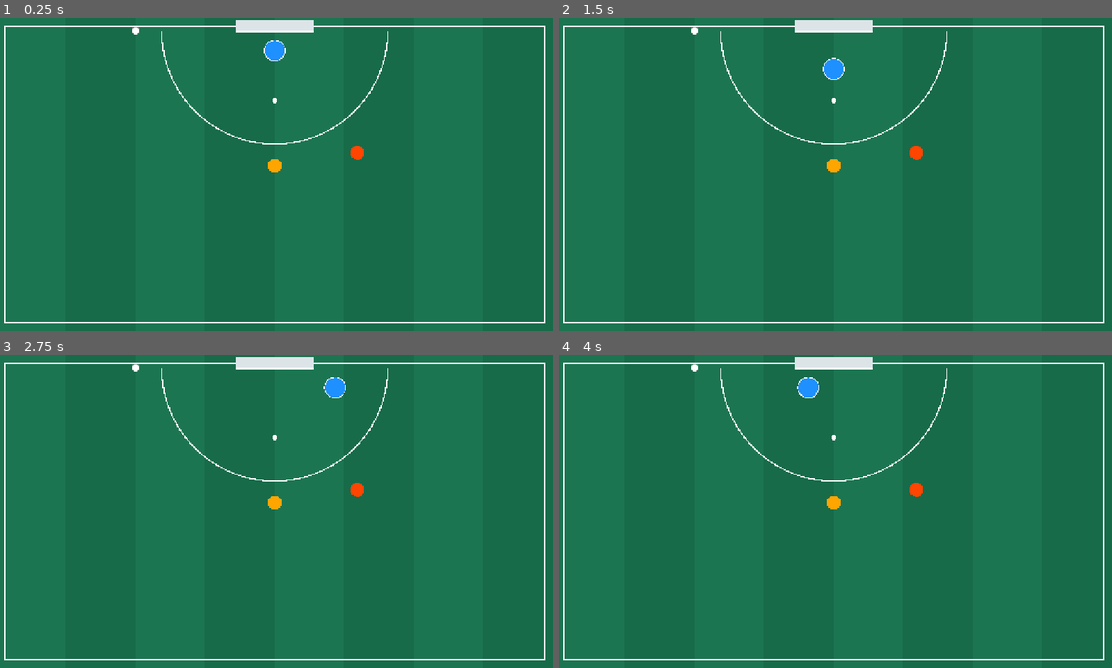
Above: before the commit, frames 1-4 (two rows, left to right).
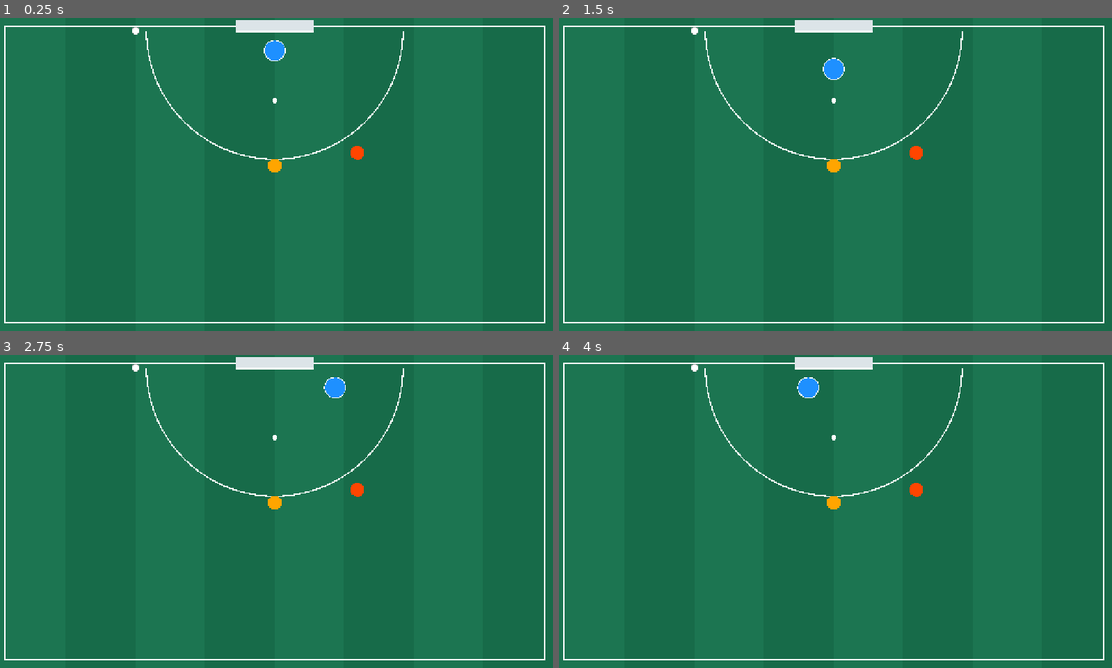
Above: after the commit, the same moments.

Repository: affarf/penalty-corner-challenge
Game: Godot game, scene res://main.tscn
Same seed, same stepped clock (60 frames per second), same inputs: the game is played once before the commit and once after it.
Inputs (mouse positions are in pixels of both pictures, inside the frame that each line leads up to):
- Up to frame 1 (0.25 s): no input
- Up to frame 2 (1.5 s): tap Enter at 0.5 s; move the mouse to (957, 158) at 0.52 s; hold D (move_right) 0.53-1.28 s; hold Right mouse button (dive) 0.53-1.28 s; tap Space at 0.77 s; tap R at 0.8, 1.35 s; move the mouse to (724, 190) at 1.27 s; hold S (move_down) from 1.28 s (still down)
- Up to frame 3 (2.75 s): tap Space at 1.52 s; right-click (165, 527) at 1.55 s; move the mouse to (331, 442) at 2.02 s; release S (move_down) at 2.03 s; hold D (move_right) from 2.03 s (still down); hold Right mouse button (dive) from 2.03 s (still down); tap R at 2.3 s
- Up to frame 4 (4 s): move the mouse to (807, 574) at 2.77 s; release D (move_right) at 2.78 s; release Right mouse button (dive) at 2.78 s; hold W (move_up) 2.78-3.53 s; tap R at 2.85, 3.8 s; tap Space at 3.02, 3.77 s; right-click (807, 574) at 3.05 s; move the mouse to (1001, 558) at 3.52 s; hold A (move_left) from 3.53 s (still down); hold Right mouse button (dive) from 3.53 s (still down)

The runs differ from the first frame. In frame 1, 0.6% of the frame differs, in the area x 26-74%, y 4-46%; in frame 2, 0.6%; in frame 3, 0.6%; in frame 4, 0.6%.

Commit message:
Add directional goalkeeper saves, ball rebounds and larger shooting circle

Diff:
--- a/ball.gd
+++ b/ball.gd
@@ -7,6 +7,7 @@
 	STOPPED,
 	PASSING,
 	SHOOTING,
+	REBOUND,
 	FINISHED
 }
 
@@ -18,18 +19,31 @@
 const INJECT_POSITION := Vector2(320, 30)
 const STOP_POSITION := Vector2(640, 340)
 const SLIP_POSITION := Vector2(830, 310)
+
 const GOAL_Y := 30.0
+const GOAL_LEFT := 550.0
+const GOAL_RIGHT := 730.0
+const BALL_RADIUS := 8.0
 
 @export var injection_speed := 460.0
 @export var pass_speed := 520.0
 @export var shot_speed := 850.0
 
+@export var rebound_speed := 480.0
+@export var rebound_friction := 600.0
+
 var phase := Phase.READY
 var routine := Routine.DIRECT
+
 var target := STOP_POSITION
 var stop_timer := 0.0
 
-@onready var goalkeeper = get_parent().get_node("Goalkeeper")
+var rebound_velocity := Vector2.ZERO
+
+
+@onready var goalkeeper: CharacterBody2D = \
+	get_parent().get_node("Goalkeeper")
+
 
 
 func _ready() -> void:
@@ -56,6 +70,7 @@
 
 func _physics_process(delta: float) -> void:
 	match phase:
+
 		Phase.INJECTING:
 			position = position.move_toward(
 				STOP_POSITION,
@@ -65,7 +80,6 @@
 			if position.distance_to(STOP_POSITION) < 1.0:
 				phase = Phase.STOPPED
 				stop_timer = 0.45
-
 				print("Ball trapped outside the D!")
 
 		Phase.STOPPED:
@@ -73,10 +87,10 @@
 
 			if stop_timer <= 0.0:
 				if routine == Routine.DIRECT:
-					print("Direct shot routine!")
+					print("Direct shot!")
 					begin_shot()
 				else:
-					print("Slip pass routine!")
+					print("Slip pass!")
 					phase = Phase.PASSING
 
 		Phase.PASSING:
@@ -86,42 +100,14 @@
 			)
 
 			if position.distance_to(SLIP_POSITION) < 1.0:
-				print("Pass received! Shooting!")
+				print("Slip received!")
 				begin_shot()
 
 		Phase.SHOOTING:
-			var previous_position := global_position
-
-			position = position.move_toward(
-				target,
-				shot_speed * delta
-			)
-
-			# Check the entire ball movement segment
-			# so fast shots cannot skip over the keeper.
-			var closest_point := \
-				Geometry2D.get_closest_point_to_segment(
-					goalkeeper.global_position,
-					previous_position,
-					global_position
-				)
-
-			var distance_to_keeper := \
-				closest_point.distance_to(
-					goalkeeper.global_position
-				)
-
-			var save_reach: float = \
-				goalkeeper.get_save_reach()
-
-			if goalkeeper.can_save() \
-			and distance_to_keeper <= save_reach + 8.0:
-				phase = Phase.FINISHED
-				print("SAVED!")
-
-			elif position.y <= GOAL_Y + 1.0:
-				phase = Phase.FINISHED
-				print("GOAL!")
+			process_shot(delta)
+
+		Phase.REBOUND:
+			process_rebound(delta)
 
 		Phase.FINISHED:
 			pass
@@ -129,11 +115,91 @@
 
 func begin_shot() -> void:
 	target = Vector2(
-		randf_range(570.0, 710.0),
+		randf_range(565.0, 715.0),
 		GOAL_Y
 	)
 
 	phase = Phase.SHOOTING
+
+
+func process_shot(delta: float) -> void:
+	var previous_position := global_position
+
+	position = position.move_toward(
+		target,
+		shot_speed * delta
+	)
+
+	var closest_point := \
+		Geometry2D.get_closest_point_to_segment(
+			goalkeeper.global_position,
+			previous_position,
+			global_position
+		)
+
+	# Only an active, correctly aimed save can
+	# stop the incoming shot.
+	if goalkeeper.can_block_ball(closest_point):
+		global_position = closest_point
+		make_rebound()
+		return
+
+	# Check if the ball reached the goal line.
+	if position.y <= GOAL_Y + 0.01:
+		if position.x >= GOAL_LEFT \
+		and position.x <= GOAL_RIGHT:
+			print("GOAL!")
+		else:
+			print("WIDE! Shot missed the goal.")
+
+		phase = Phase.FINISHED
+
+
+func make_rebound() -> void:
+	phase = Phase.REBOUND
+
+	# Rebound generally travels away from goal.
+	# The chosen save direction influences
+	# which side the ball travels toward.
+
+	var clearance_direction: Vector2 = (
+		Vector2.DOWN * 0.85 +
+		goalkeeper.save_direction * 0.35
+	).normalized()
+
+
+	rebound_velocity = clearance_direction * rebound_speed
+
+	print("SAVED! Ball is still in play!")
+
+
+func process_rebound(delta: float) -> void:
+	# Move the ball across the turf.
+	position += rebound_velocity * delta
+
+	# Gradually slow it down.
+	rebound_velocity = rebound_velocity.move_toward(
+		Vector2.ZERO,
+		rebound_friction * delta
+	)
+
+	# Keep rebound within the game window.
+	position.x = clampf(
+		position.x,
+		BALL_RADIUS,
+		1280.0 - BALL_RADIUS
+	)
+
+	position.y = clampf(
+		position.y,
+		BALL_RADIUS,
+		720.0 - BALL_RADIUS
+	)
+
+	if rebound_velocity.length() < 1.0:
+		rebound_velocity = Vector2.ZERO
+		phase = Phase.FINISHED
+		print("Rebound stopped. Press R to reset.")
 
 
 func reset_corner() -> void:
@@ -141,6 +207,7 @@
 	position = INJECT_POSITION
 	target = STOP_POSITION
 	stop_timer = 0.0
+	rebound_velocity = Vector2.ZERO
 
 	goalkeeper.reset_keeper()
 
@@ -150,13 +217,13 @@
 func _draw() -> void:
 	draw_circle(
 		Vector2.ZERO,
-		8.0,
+		BALL_RADIUS,
 		Color.WHITE
 	)
 
 	draw_arc(
 		Vector2.ZERO,
-		8.0,
+		BALL_RADIUS,
 		0.0,
 		TAU,
 		24,
--- a/goalkeeper.gd
+++ b/goalkeeper.gd
@@ -29,6 +29,7 @@
 var recovery_duration := 0.0
 var dive_start_position := Vector2.ZERO
 var dive_target := Vector2.ZERO
+var save_direction := Vector2.UP
 
 
 
@@ -105,13 +106,22 @@
 	move_and_slide()
 
 
+
 func start_quick_save() -> void:
+	var mouse_direction := (
+		get_global_mouse_position() - global_position
+	).normalized()
+
+	if mouse_direction.length() > 0.01:
+		save_direction = mouse_direction
+
 	state = State.QUICK_SAVE
 	state_timer = QUICK_DURATION
 	velocity = Vector2.ZERO
 
 	save_attempted.emit("quick")
-	print("Quick save!")
+	print("Directional quick save!")
+
 
 
 
@@ -124,6 +134,7 @@
 		return
 
 	dive_direction = mouse_direction
+	save_direction = mouse_direction
 	dive_start_position = global_position
 
 	dive_target = (
@@ -168,6 +179,7 @@
 	dive_direction = Vector2.ZERO
 	dive_start_position = global_position
 	dive_target = global_position
+	save_direction = Vector2.UP
 
 
 func _draw() -> void:
@@ -202,3 +214,26 @@
 			Color.WHITE,
 			4.0
 		)
+
+
+func can_block_ball(ball_position: Vector2) -> bool:
+	if not can_save():
+		return false
+
+	var to_ball := ball_position - global_position
+	var distance := to_ball.length()
+
+	if distance > get_save_reach() + 8.0:
+		return false
+
+	# Very close balls can be blocked in either direction.
+	if distance < 18.0:
+		return true
+
+	var ball_direction := to_ball.normalized()
+
+	# A positive dot product means the ball is
+	# generally in front of the chosen save direction.
+	var alignment := save_direction.dot(ball_direction)
+
+	return alignment >= 0.35
--- a/pitch.gd
+++ b/pitch.gd
@@ -51,8 +51,8 @@
 
 		points.append(
 			Vector2(
-				FIELD_WIDTH / 2.0 + cos(angle) * 260.0,
-				30.0 + sin(angle) * 260.0
+				FIELD_WIDTH / 2.0 + cos(angle) * 295.0,
+				30.0 + sin(angle) * 295.0
 			)
 		)
 
